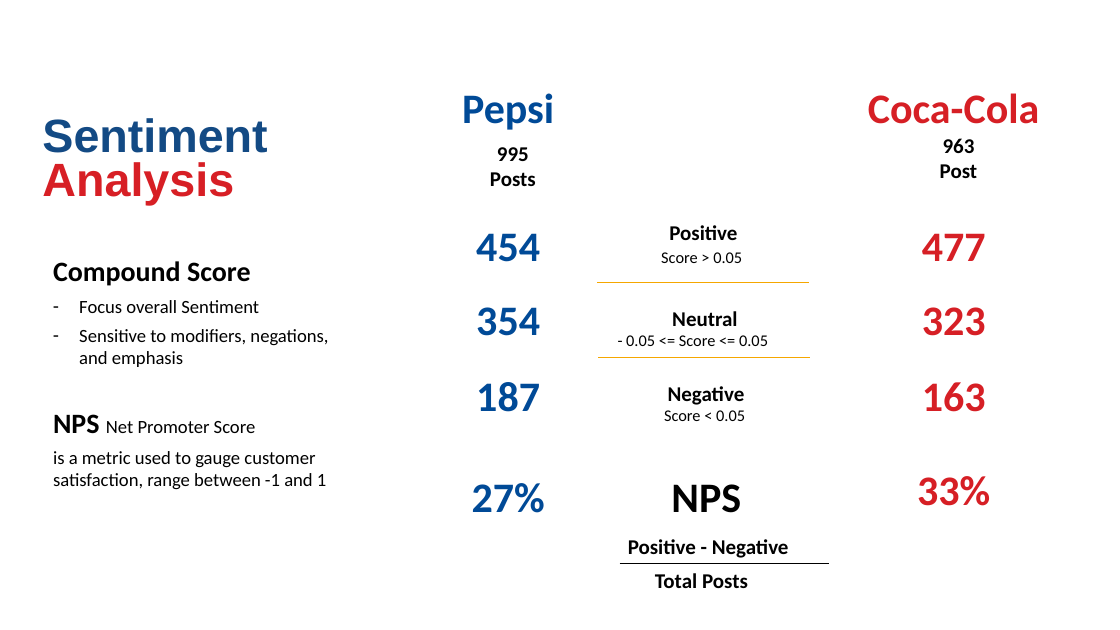
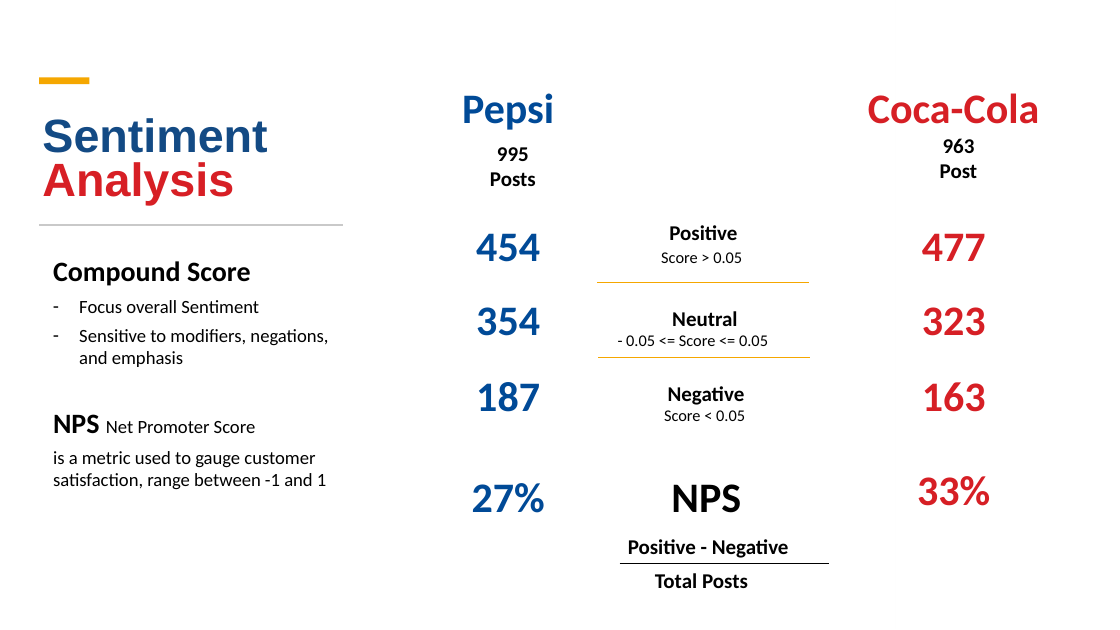
Before and after one commit to auttwitter/DSI-04, a slide deck: slide 8 of projects/project_3/Presentation.pptx. Drawn at 1120x630 pixels with LibreOffice and Linux fonts; fonts in the diff are those of the drawing. Boxes give left, top, right and bottom in pixels: in the first picture for what was removed or moved away, otherwise in the second. Text is boxed around its words. In the diff, an @@ line names an element or a change of style, - is before the commit and + after.

```diff
--- a/projects/project_3/Presentation.pptx
+++ b/projects/project_3/Presentation.pptx
@@ rectangle added at <box>0,0,1120,630</box>, fill #FFFFFF @@
@@ rectangle added at <box>0,0,897,630</box>, fill gradient #FFFFFF @@
@@ rectangle added at <box>51,0,1077,186</box>, fill #FFFFFF, outline #E9E9E9 0.75 pt @@
@@ rectangle added at <box>52,0,1077,185</box>, fill #FFFFFF @@
@@ rectangle added at <box>39,77,89,84</box>, fill #F5A700 @@
@@ rectangle added at <box>39,224,343,225</box>, fill #C9C9C9, outline #C9C9C9 0.25 pt @@
```
Also in this commit, not shown: 3 other slides changed, 2 slides added, 1 slide removed.
